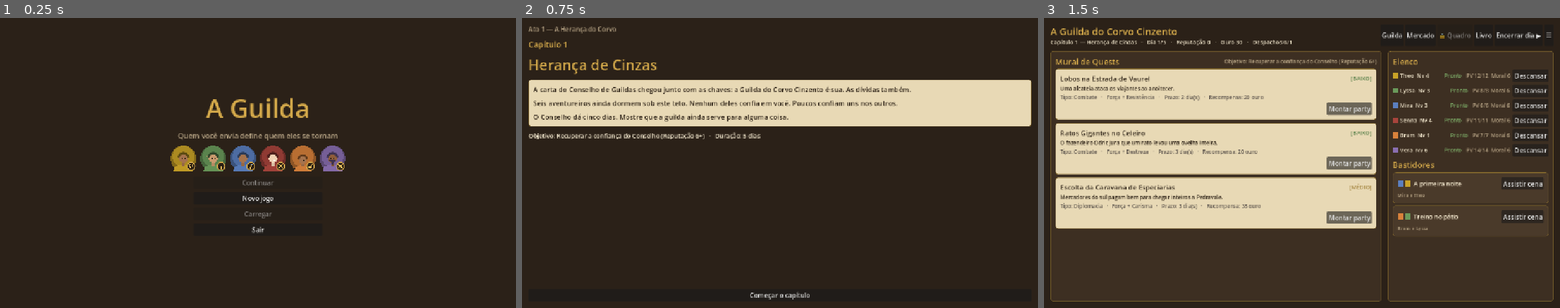
Above: before the commit, frames 1-3 (left to right).
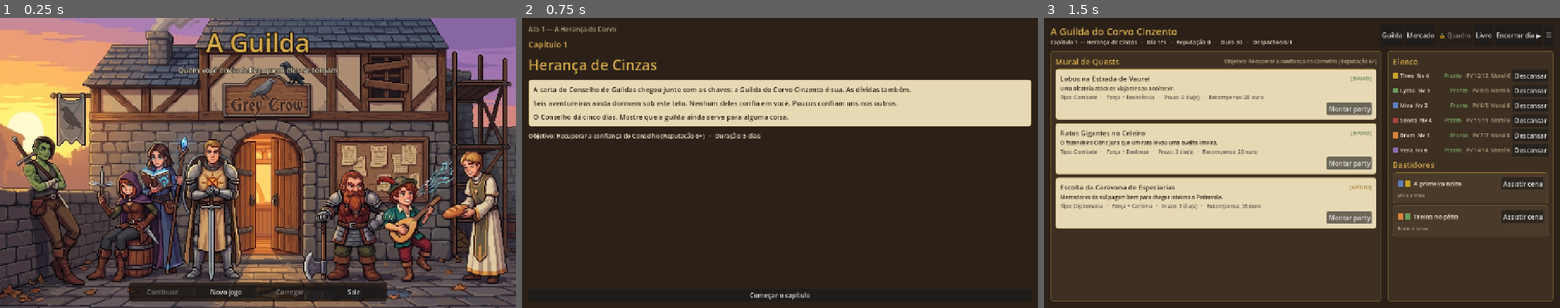
Above: after the commit, the same moments.

Repository: labiel1jr/AGuilda
Game: Godot game, scene res://scenes/main.tscn
Two runs of this game, one before a commit and one after it. Both use one fixed random seed, a clock stepped at 60 frames per second and the inputs below.
Inputs:
- Up to frame 1 (0.25 s): no input
- Up to frame 2 (0.75 s): click "Novo jogo" at 0.5 s
- Up to frame 3 (1.5 s): click "Começar o capítulo" at 1.25 s

The runs differ from the first frame. In frame 1, 83% of the frame differs, in the area x 0-100%, y 0-100%; in frame 2, nothing differs; in frame 3, nothing differs.

Commit message:
Retratos e tela de título com a arte dos personagens
- Retratos de Theo, Lyssa, Mira, Senna, Bram, Vera e Corin em
  art/portraits/ (PNG 256x256 com fundo transparente) e arte do grupo
  em art/geralimagem/titulo.png; originais guardados em originais/.
- art/tools/preparar_retratos.py: converte os JPEGs, remove o fundo
  branco/xadrez falso a partir das bordas e reduz.
- heroes.json aponta para os retratos; título com a arte em tela cheia
  e botões no rodapé; Livro, ultimato, nível e epílogo usam a imagem,
  com o retrato procedural como reserva.
- Arquivos gerados pelo Godot (.import, .uid, project.godot).

Co-Authored-By: Claude Opus 5.5 <noreply@anthropic.com>

Diff:
--- a/data/heroes.json
+++ b/data/heroes.json
@@ -30,7 +30,7 @@
         "bond": "Devo minha vida a quem me tirou da masmorra — e ainda não sei quem foi.",
         "flaw": "Não recuo de uma ordem injusta... recuso. E recuso alto."
       },
-      "portrait": "",
+      "portrait": "res://art/portraits/theo.png",
       "spells_known": [
         "bencao"
       ]
@@ -65,7 +65,7 @@
         "bond": "Mira é a única que nunca me perguntou o que eu roubei.",
         "flaw": "Se alguém é gentil demais comigo, procuro o golpe."
       },
-      "portrait": "",
+      "portrait": "res://art/portraits/lyssa.png",
       "spells_known": []
     },
     {
@@ -98,7 +98,7 @@
         "bond": "O Arquivo da guilda guarda a última carta do meu mestre.",
         "flaw": "Subestimo o perigo quando há uma runa para decifrar."
       },
-      "portrait": "",
+      "portrait": "res://art/portraits/mira.png",
       "spells_known": [
         "detectar_magia"
       ]
@@ -133,7 +133,7 @@
         "bond": "Tenho um irmão em algum lugar ao sul. Ele me deve um adeus.",
         "flaw": "Trabalho melhor sozinha — e faço questão de que saibam disso."
       },
-      "portrait": "",
+      "portrait": "res://art/portraits/senna.png",
       "spells_known": []
     },
     {
@@ -166,7 +166,7 @@
         "bond": "Entrei na guilda por causa das histórias da Vera.",
         "flaw": "Quando alguém que admiro me decepciona, desmorono."
       },
-      "portrait": "",
+      "portrait": "res://art/portraits/bram.png",
       "spells_known": [
         "inspiracao"
       ]
@@ -201,7 +201,7 @@
         "bond": "Enterrei metade da antiga guilda. Não enterro a outra metade.",
         "flaw": "Confundo proteger com controlar."
       },
-      "portrait": "",
+      "portrait": "res://art/portraits/vera.png",
       "spells_known": []
     },
     {
@@ -234,7 +234,7 @@
         "bond": "Fui expulso do meu templo por curar um inimigo do bispo.",
         "flaw": "Confio rápido demais em quem diz que mudou."
       },
-      "portrait": "",
+      "portrait": "res://art/portraits/corin.png",
       "spells_known": [
         "cura"
       ],
--- a/project.godot
+++ b/project.godot
@@ -1,4 +1,11 @@
 ; Engine configuration file.
+; It's best edited using the editor UI and not directly,
+; since the parameters that go here are not all obvious.
+;
+; Format:
+;   [section] ; section goes between []
+;   param=value ; assign values to parameters
+
 config_version=5
 
 [application]
--- a/scripts/ui/guild_book.gd
+++ b/scripts/ui/guild_book.gd
@@ -285,21 +285,25 @@
 
 func _portrait(h: Dictionary) -> Control:
 	var frame := PanelContainer.new()
-	var sb := StyleBoxFlat.new()
-	sb.bg_color = h.color.darkened(0.15)
-	sb.border_color = C_GOLD
-	sb.set_border_width_all(3)
-	sb.set_corner_radius_all(48)
-	frame.add_theme_stylebox_override("panel", sb)
-	frame.custom_minimum_size = Vector2(96, 96)
+	frame.custom_minimum_size = Vector2(112, 112)
 	frame.size_flags_vertical = Control.SIZE_SHRINK_BEGIN
-	if h.portrait != "" and ResourceLoader.exists(h.portrait):
+	var has_image: bool = h.portrait != "" and ResourceLoader.exists(h.portrait)
+	if has_image:
+		# a arte já traz o medalhão: sem moldura extra
+		frame.add_theme_stylebox_override("panel", StyleBoxEmpty.new())
 		var tex := TextureRect.new()
 		tex.texture = load(h.portrait)
 		tex.expand_mode = TextureRect.EXPAND_IGNORE_SIZE
 		tex.stretch_mode = TextureRect.STRETCH_KEEP_ASPECT_CENTERED
+		tex.texture_filter = CanvasItem.TEXTURE_FILTER_LINEAR
 		frame.add_child(tex)
 	else:
+		var sb := StyleBoxFlat.new()
+		sb.bg_color = h.color.darkened(0.15)
+		sb.border_color = C_GOLD
+		sb.set_border_width_all(3)
+		sb.set_corner_radius_all(56)
+		frame.add_theme_stylebox_override("panel", sb)
 		var por = load("res://scripts/ui/portrait.gd").new()
 		por.setup(h)
 		frame.add_child(por)
--- a/scripts/ui/main.gd
+++ b/scripts/ui/main.gd
@@ -20,6 +20,9 @@
 
 var gs  # GameState
 var root: VBoxContainer
+var title_bg: TextureRect   # arte da tela de título (só visível no título)
+
+const TITLE_ART := "res://art/geralimagem/titulo.png"
 var selected: Array = []
 var prepared: Dictionary = {}   # magia preparada por conjurador na montagem de party
 var last_result := {}
@@ -31,6 +34,15 @@
 	bg.color = C_BG
 	bg.set_anchors_preset(Control.PRESET_FULL_RECT)
 	add_child(bg)
+	title_bg = TextureRect.new()
+	title_bg.set_anchors_preset(Control.PRESET_FULL_RECT)
+	title_bg.expand_mode = TextureRect.EXPAND_IGNORE_SIZE
+	title_bg.stretch_mode = TextureRect.STRETCH_KEEP_ASPECT_COVERED
+	title_bg.texture_filter = CanvasItem.TEXTURE_FILTER_LINEAR
+	title_bg.visible = false
+	if ResourceLoader.exists(TITLE_ART):
+		title_bg.texture = load(TITLE_ART)
+	add_child(title_bg)
 	var margin := MarginContainer.new()
 	margin.set_anchors_preset(Control.PRESET_FULL_RECT)
 	for side in ["left", "right", "top", "bottom"]:
@@ -1032,24 +1044,38 @@
 
 func show_title() -> void:
 	_clear()
-	root.add_child(_spacer_v())
+	var has_art := title_bg.texture != null
+	title_bg.visible = has_art
 	var t := _label("A Guilda", 64, C_GOLD)
 	t.horizontal_alignment = HORIZONTAL_ALIGNMENT_CENTER
+	t.add_theme_constant_override("outline_size", 12)
+	t.add_theme_color_override("font_outline_color", Color("#1a120c"))
 	root.add_child(t)
-	var st := _label("Quem você envia define quem eles se tornam", 18, C_MUTED)
+	var st := _label("Quem você envia define quem eles se tornam", 18, C_TEXT if has_art else C_MUTED)
 	st.horizontal_alignment = HORIZONTAL_ALIGNMENT_CENTER
+	st.add_theme_constant_override("outline_size", 6)
+	st.add_theme_color_override("font_outline_color", Color("#1a120c"))
 	root.add_child(st)
-	var faces := HBoxContainer.new()
-	faces.alignment = BoxContainer.ALIGNMENT_CENTER
-	faces.add_theme_constant_override("separation", 10)
-	root.add_child(faces)
-	for id in gs.hero_order:
-		faces.add_child(_portrait(gs.heroes[id], 64))
-	var box := VBoxContainer.new()
-	box.size_flags_horizontal = Control.SIZE_SHRINK_CENTER
-	box.custom_minimum_size.x = 320
+	if not has_art:
+		var faces := HBoxContainer.new()
+		faces.alignment = BoxContainer.ALIGNMENT_CENTER
+		faces.add_theme_constant_override("separation", 10)
+		root.add_child(faces)
+		for id in gs.hero_order:
+			faces.add_child(_portrait(gs.heroes[id], 64))
+	root.add_child(_spacer_v())
+	# Botões numa faixa no rodapé, para não cobrir a arte do grupo
+	var bar := PanelContainer.new()
+	bar.size_flags_horizontal = Control.SIZE_SHRINK_CENTER
+	var sb := StyleBoxFlat.new()
+	sb.bg_color = Color(0.1, 0.07, 0.05, 0.78)
+	sb.set_corner_radius_all(6)
+	sb.set_content_margin_all(8)
+	bar.add_theme_stylebox_override("panel", sb)
+	root.add_child(bar)
+	var box := HBoxContainer.new()
 	box.add_theme_constant_override("separation", 8)
-	root.add_child(box)
+	bar.add_child(box)
 	var latest: String = gs.latest_save()
 	var cont := _button("Continuar", func():
 		if gs.load_game(latest):
@@ -1064,7 +1090,8 @@
 	ld.disabled = not gs.has_any_save()
 	box.add_child(ld)
 	box.add_child(_button("Sair", func(): get_tree().quit()))
-	root.add_child(_spacer_v())
+	for b in box.get_children():
+		b.custom_minimum_size.x = 150
 
 
 func show_menu() -> void:
@@ -1104,6 +1131,15 @@
 
 
 func _portrait(h: Dictionary, px: int) -> Control:
+	if h.get("portrait", "") != "" and ResourceLoader.exists(h.portrait):
+		var tr := TextureRect.new()
+		tr.texture = load(h.portrait)
+		tr.expand_mode = TextureRect.EXPAND_IGNORE_SIZE
+		tr.stretch_mode = TextureRect.STRETCH_KEEP_ASPECT_CENTERED
+		tr.texture_filter = CanvasItem.TEXTURE_FILTER_LINEAR
+		tr.custom_minimum_size = Vector2(px, px)
+		tr.size_flags_vertical = Control.SIZE_SHRINK_CENTER
+		return tr
 	var p = Portrait.new()
 	p.custom_minimum_size = Vector2(px, px)
 	p.size_flags_vertical = Control.SIZE_SHRINK_CENTER
@@ -1119,6 +1155,7 @@
 # ================= Helpers =================
 
 func _clear() -> void:
+	title_bg.visible = false
 	for c in root.get_children():
 		c.queue_free()
 
Binary file added: art/geralimagem/originais/inicial.jpg
Not shown, added: art/geralimagem/originais/inicial.jpg.import
Binary file added: art/geralimagem/titulo.png
Not shown, added: art/geralimagem/titulo.png.import
Binary file added: art/portraits/bram.png
Not shown, added: art/portraits/bram.png.import
Binary file added: art/portraits/corin.png
Not shown, added: art/portraits/corin.png.import
Binary file added: art/portraits/lyssa.png
Not shown, added: art/portraits/lyssa.png.import
Binary file added: art/portraits/mira.png
Not shown, added: art/portraits/mira.png.import
(and 30 more such lines)
